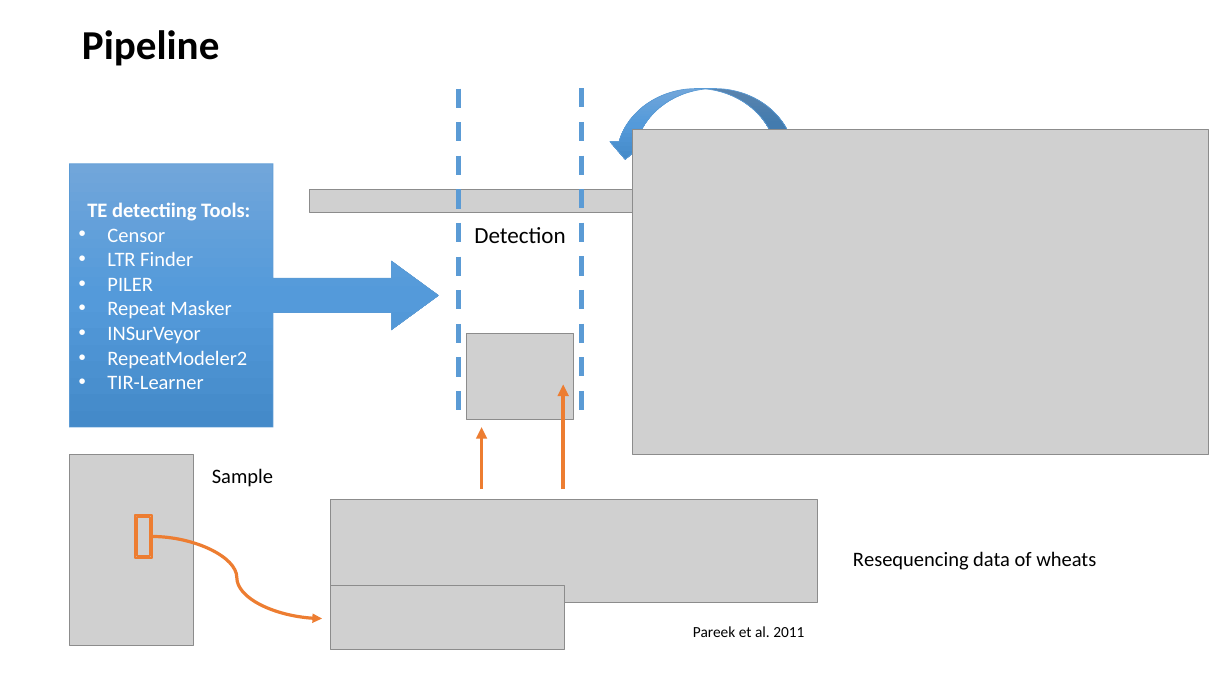
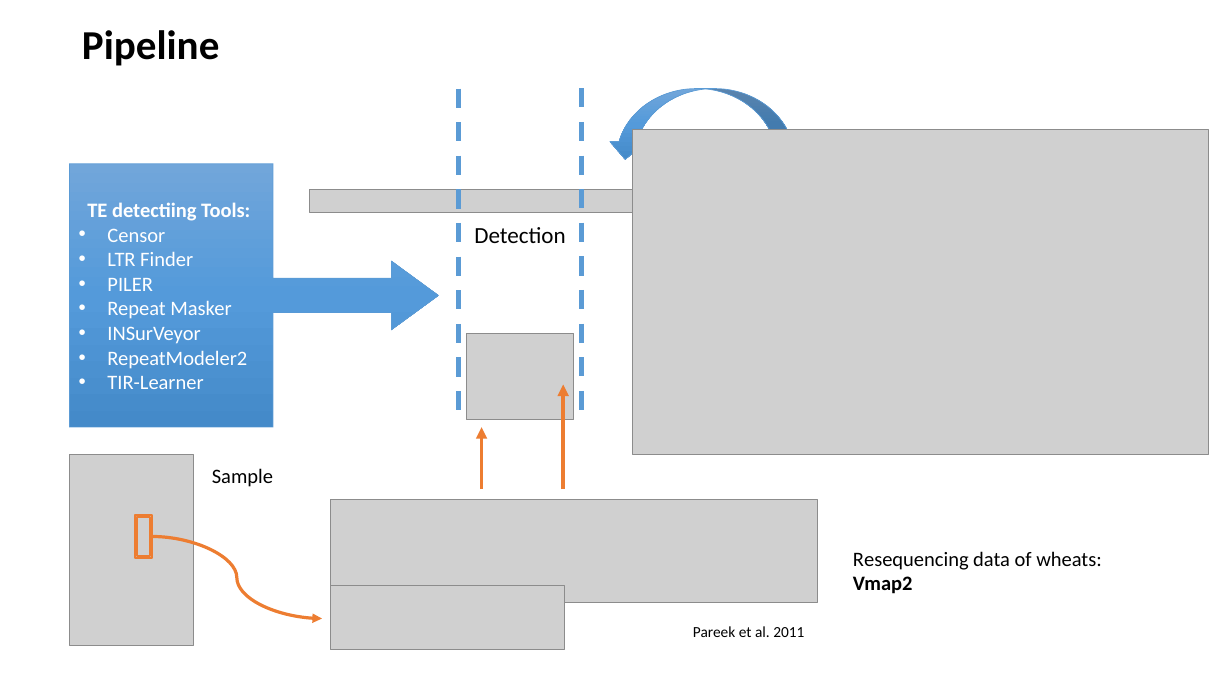
Before and after one commit to SirLearning/GeneticsNotes, a slide deck: slide 2 of undergraduate/Presentation.pptx. Drawn at 1232x693 pixels with LibreOffice and Linux fonts; fonts in the diff are those of the drawing; grey boxes stand for pictures. Boxes give left, top, right and bottom in pixels: in the first picture for what was removed or moved away, otherwise in the second. Text is boxed around its words. In the diff, an @@ line names an element or a change of style, - is before the commit and + after.

```diff
--- a/undergraduate/Presentation.pptx
+++ b/undergraduate/Presentation.pptx
@@ text at [853,551,1101,594]: text changed @@
-Resequencing data of wheats
+Resequencing data of wheats:
+Vmap2
```
Also in this commit, not shown: 5 other files.
